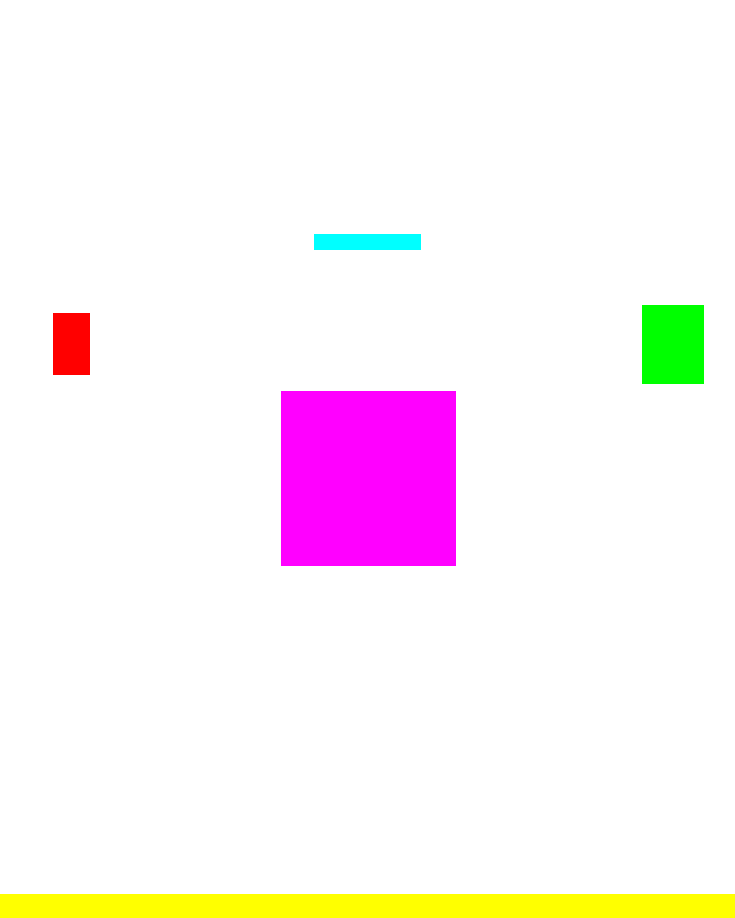
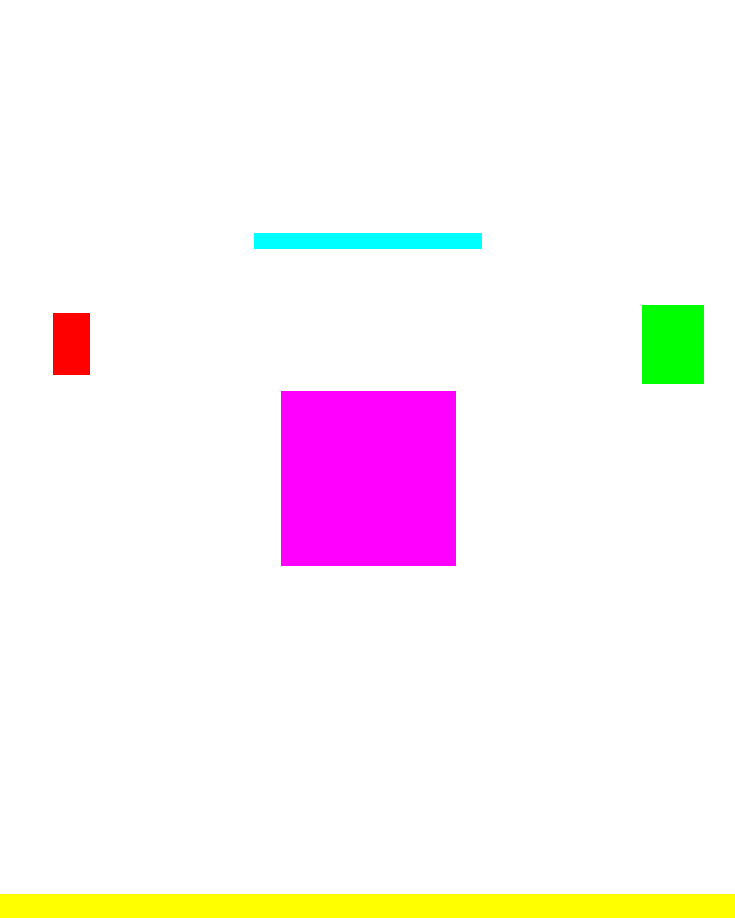
Two versions of the same layered image (w=735, h=918). Layer-by-layer changes:
painted on "heading" over [254, 233, 482, 250]